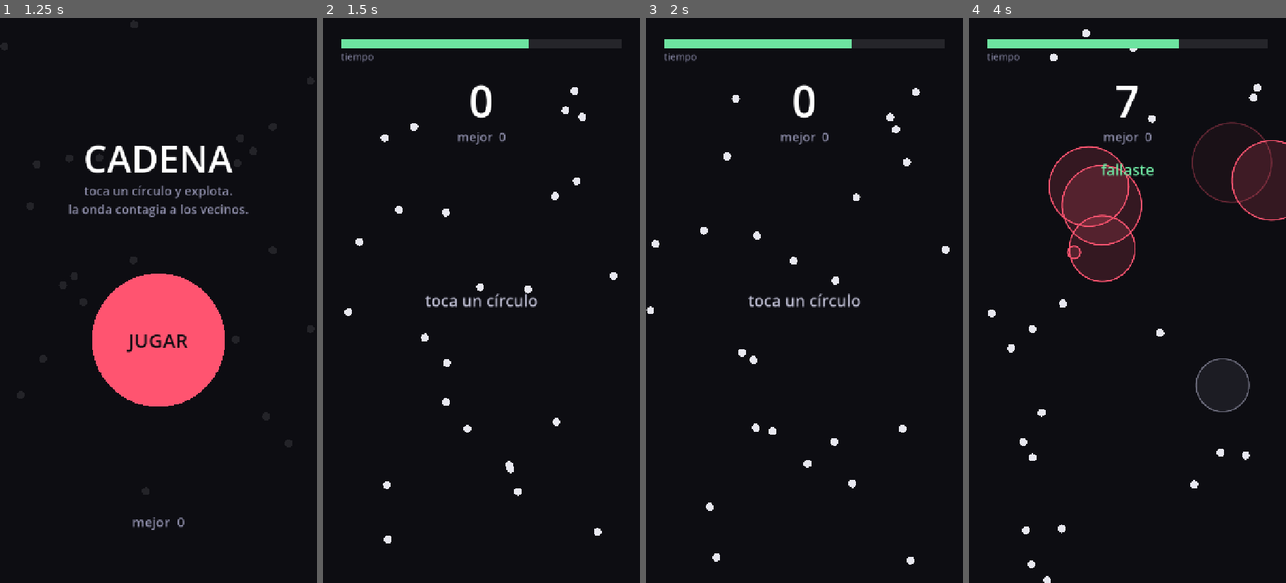
Above: before the commit, frames 1-4 (left to right).
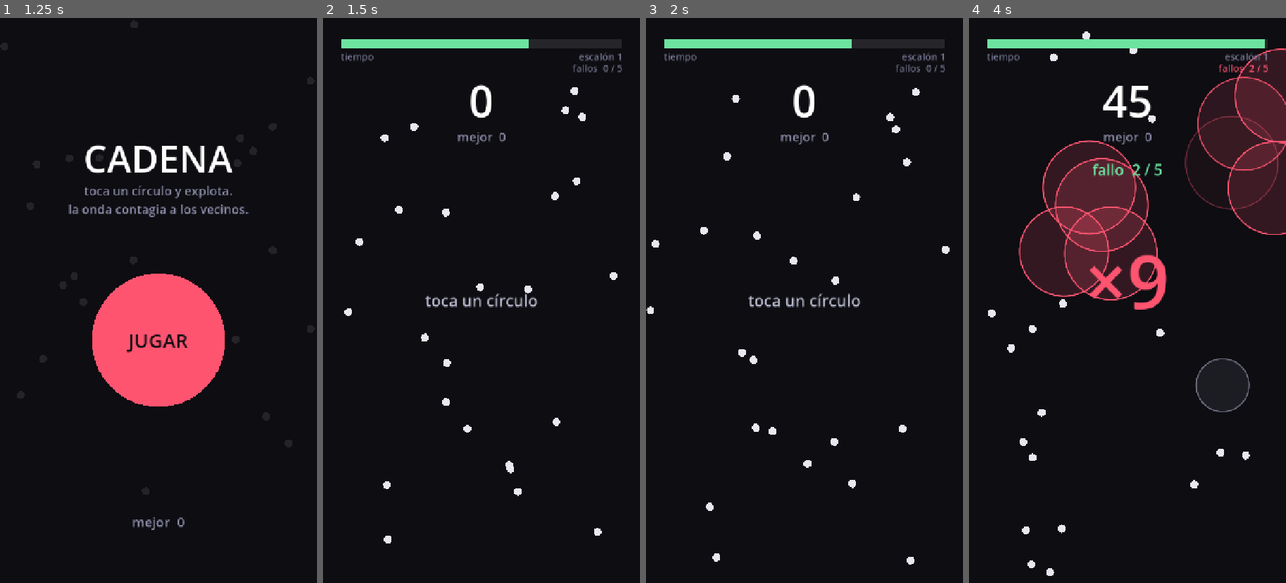
Above: after the commit, the same moments.

Repository: DanyDanny7/yesca
Game: Godot game, scene res://main.tscn
Two runs of this game, one before a commit and one after it. Both use one fixed random seed, a clock stepped at 60 frames per second and the inputs below.
Inputs (mouse positions are in pixels of both pictures, inside the frame that each line leads up to):
- Up to frame 1 (1.25 s): move the mouse to (228, 272) at 0.52 s; click (228, 272) at 0.67 s
- Up to frame 2 (1.5 s): move the mouse to (418, 328) at 1.27 s; click (418, 328) at 1.42 s
- Up to frame 3 (2 s): no input
- Up to frame 4 (4 s): move the mouse to (1159, 176) at 2.02 s; click (1159, 176) at 2.17 s; move the mouse to (1111, 413) at 2.77 s; click (1111, 413) at 2.92 s; move the mouse to (1222, 385) at 3.52 s; click (1222, 385) at 3.67 s

Frame 1 is identical in both runs. In frame 2, 0.2% of the frame differs, in the area x 78-95%, y 6-10%; in frame 3, 0.2%; in frame 4, 14%, in the area x 15-100%, y 2-100%.

Commit message:
v3: escalones de dificultad, multiplicador de cadena y medidor de fallos
La dificultad pasa de rampa lineal a escalones, moviendo cuatro palancas a la
vez (presión, escasez, generosidad y legibilidad) con un respiro cada cuatro.
El escalón 1 es más generoso que cualquier ajuste anterior: los primeros
segundos perdonan.

Atarlos a la puntuación fue un error, y medido: la dificultad por puntuación es
una goma elástica que persigue al buen jugador y le tapa el techo mientras el
descuidado granja el escalón más generoso. La separación cayó a 1.4x. Manda el
reloj, y la puntuación queda como acelerador con umbral alto.

El punto N de una cascada ahora vale N. Eso hace que el objetivo sea encadenar
y no pulsar, y resuelve lo que tres iteraciones no habían logrado: con
puntuación plana la frecuencia compensaba la calidad, porque tocar un círculo
siempre revienta al menos ese círculo. Con multiplicador no hay forma de igualar
la paciencia a base de volumen.

El medidor de fallos era código muerto: el fallo costaba lo mismo que el acierto
y siempre se moría por tiempo antes de agotar el margen. Se separó miss_cost de
tap_cost para que el castigo principal sea el contador.

Medición final: descuidado ~78s y ~851 puntos, bueno ~159s y ~2533. 3.0x.

Co-Authored-By: Claude Opus 5 (1M context) <noreply@anthropic.com>

Diff:
--- a/main.tscn
+++ b/main.tscn
@@ -38,6 +38,29 @@
 theme_override_font_sizes/font_size = 22
 text = "tiempo"
 
+[node name="Stage" type="Label" parent="UI"]
+anchor_right = 1.0
+offset_left = 40.0
+offset_top = 72.0
+offset_right = -40.0
+offset_bottom = 100.0
+mouse_filter = 2
+theme_override_colors/font_color = Color(0.45, 0.45, 0.55, 1)
+theme_override_font_sizes/font_size = 22
+text = "escalón 1"
+horizontal_alignment = 2
+
+[node name="Fallos" type="Label" parent="UI"]
+anchor_right = 1.0
+offset_left = 40.0
+offset_top = 98.0
+offset_right = -40.0
+offset_bottom = 124.0
+mouse_filter = 2
+theme_override_font_sizes/font_size = 22
+text = "fallos  0 / 10"
+horizontal_alignment = 2
+
 [node name="Score" type="Label" parent="UI"]
 anchor_right = 1.0
 offset_top = 118.0
@@ -67,6 +90,20 @@
 theme_override_colors/font_color = Color(0.72, 0.72, 0.8, 1)
 theme_override_font_sizes/font_size = 36
 text = "toca un círculo"
+horizontal_alignment = 1
+vertical_alignment = 1
+
+[node name="Combo" type="Label" parent="UI"]
+anchor_top = 0.5
+anchor_right = 1.0
+anchor_bottom = 0.5
+offset_top = -150.0
+offset_bottom = 30.0
+mouse_filter = 2
+theme_override_colors/font_color = Color(1, 0.329, 0.439, 1)
+theme_override_font_sizes/font_size = 150
+text = "×2"
+modulate = Color(1, 1, 1, 0)
 horizontal_alignment = 1
 vertical_alignment = 1
 
--- a/scripts/main.gd
+++ b/scripts/main.gd
@@ -1,6 +1,6 @@
 extends Node2D
 
-## Cadena — v2.
+## Cadena — v3.
 ##
 ## Se toca un CÍRCULO, no la pantalla. El círculo tocado explota y su onda
 ## expansiva contagia a los vecinos, que explotan a su vez. Una barra de tiempo
@@ -15,14 +15,14 @@
 ##
 ## v1 dejaba detonar en cualquier punto de la pantalla. Eso es una acción
 ## arbitraria: apuntas a un vacío y esperas. Tocar un círculo concreto es una
-## acción con puntería, y hace que el fallo sea legible — tocaste al lado, no
-## explotó nada, perdiste el tap.
-##
-## v1 tampoco comunicaba nada: morir no se veía (los puntos seguían moviéndose
-## después de la muerte, porque cada uno mueve su propia posición en su
-## _process y aquí solo se detenía la lógica de partida), vaciar la pantalla no
-## producía nada, y llenar la barra tampoco. Ahora hay pantallas de inicio y de
-## fin, el mundo se congela al morir, y limpiar el campo se premia y se anuncia.
+## acción con puntería, y hace que el fallo sea legible.
+##
+## v1 tampoco comunicaba nada: morir no se veía porque cada punto mueve su
+## propia posición en su _process y aquí solo se detenía la lógica de partida.
+##
+## v2 subía la dificultad con una rampa lineal, continua y atada al reloj. Una
+## pendiente suave es una pendiente que no se nota: la intensidad se percibe por
+## contraste, no por nivel absoluto. Ahora son escalones, y van por PUNTUACIÓN.
 
 # Los parámetros de calibración van como @export para poder moverlos desde el
 # inspector con el juego corriendo. Calibrar recompilando es insufrible, y en
@@ -32,13 +32,11 @@
 @export var target_dots: int = 25
 @export var dot_speed_min: float = 60.0
 @export var dot_speed_max: float = 140.0
-@export var respawn_interval: float = 0.4
 
 @export_group("Detonación")
 ## Radio de la detonación del círculo que tocas, mayor que el de las
 ## detonaciones en cadena: es el valor de haber apuntado bien.
 @export var tap_radius: float = 150.0
-@export var chain_radius: float = 90.0
 ## Cuánto se perdona la puntería. Un círculo mide 9 px y se mueve; un dedo tapa
 ## más de 50. Sin esta tolerancia el juego sería un test de precisión, que no es
 ## la habilidad que queremos premiar — la que queremos es elegir QUÉ círculo.
@@ -56,7 +54,21 @@
 @export_group("Economía de tiempo")
 @export var time_start: float = 10.0
 @export var time_max: float = 15.0
-@export var tap_cost: float = 1.5
+## Deliberadamente caro. Es la palanca que separa jugar bien de jugar mucho.
+##
+## Con un tap barato la FRECUENCIA compensa la CALIDAD: como tocar un círculo
+## siempre revienta al menos ese círculo, tocar mal muchas veces rinde tanto
+## como tocar bien pocas, y la brecha entre ambos perfiles se hunde. Encareciendo
+## el tap, la cascada corta deja de pagarse sola y solo la paciencia sobrevive.
+@export var tap_cost: float = 2.0
+## Lo que cuesta de reloj un tap fallado, aparte de sumar al contador de fallos.
+##
+## Es la mitad del tap acertado a propósito. Con el coste completo el margen de
+## fallos era código muerto: cinco fallos vaciaban la barra de 10 s y siempre
+## morías por tiempo antes de que el contador llegara a su límite. Para que el
+## medidor de fallos exista de verdad, el castigo principal tiene que ser el
+## contador y no el reloj.
+@export var miss_cost: float = 1.0
 @export var reward_base: float = 0.4
 ## Extra por cada punto adicional de la MISMA cascada.
 @export var reward_step: float = 0.18
@@ -64,22 +76,83 @@
 ## que esto es lo más parecido que hay y merece celebrarse.
 @export var clear_bonus: float = 3.0
 
-@export_group("Dificultad")
-## Velocidad que ganan los puntos nuevos por cada minuto de partida.
-@export var speed_ramp_per_min: float = 40.0
-## Cuánto se acelera el desagüe de la barra por cada minuto de partida.
-##
-## Es la rampa que de verdad importa. Subir solo la velocidad de los puntos no
-## amenaza a nadie: no toca la economía, y un jugador competente que espera
-## clusters saca mucho más de lo que gasta. Con ese retorno la barra nunca lo
-## alcanza y la partida no termina jamás — medido, 4 minutos sin una sola
-## muerte. La dificultad tiene que atacar la economía.
-@export var drain_ramp_per_min: float = 0.5
+## La dificultad sube por ESCALONES, no por rampa, y va atada a la PUNTUACIÓN.
+##
+## Escalones y no pendiente porque el tramo plano es lo que te deja acomodarte,
+## y es esa comodidad la que hace que el siguiente salto se sienta. Sin meseta
+## no hay escalón, solo una rampa con ruido.
+##
+## Por puntuación y no por reloj porque así el que juega bien llega rápido a lo
+## difícil, que es lo que quiere, y el que juega mal se queda más tiempo en lo
+## fácil, que es lo que necesita. Es ajuste dinámico de dificultad gratis. Y no
+## se puede explotar quedándose quieto: sobrevivir exige puntuar.
+##
+## Se mueven cuatro palancas a la vez en vez de una mucho, porque cada una
+## ataca una habilidad distinta: presión (desagüe), escasez (reposición),
+## generosidad (radio de cadena) y legibilidad (velocidad).
+## Manda el RELOJ; la puntuación es solo un acelerador con umbral alto.
+##
+## Al principio se hizo al revés y fue un error medido: con los escalones atados
+## a la puntuación, la dificultad se vuelve una goma elástica que persigue al
+## buen jugador y le tapa el techo, mientras el descuidado granjea el escalón
+## más generoso. La separación entre ambos se hundió de 4.8x a 1.4x. En un juego
+## que va del marcador, comprimir el rango de puntuaciones es lo peor que puede
+## pasar — es buena idea en Tetris porque allí la puntuación SON las líneas,
+## aquí no.
+@export_group("Escalones")
+@export var stage_size: int = 400
+## Segundos que también hacen subir de escalón, aunque no puntúes.
+##
+## Sin esto la dificultad por puntuación es una goma elástica: el que juega bien
+## puntúa rápido, sube rápido y se estrella contra el desagüe alto, mientras que
+## el descuidado puntúa despacio y se queda granjeando el escalón 1. Medido, la
+## separación entre jugar bien y jugar mal se hundió de 4.8x a 1.4x — y para un
+## juego que va del marcador, comprimir el rango de puntuaciones es lo peor que
+## puede pasar. Con el techo temporal el lento no puede acomodarse, y el bueno
+## sigue mandando por puntuación, que es el comportamiento que se buscaba.
+@export var stage_seconds: float = 20.0
+## Uno de cada tantos escalones no sube la presión: es un respiro. El valle es
+## lo que hace que se note el pico.
+@export var rest_every: int = 4
+
+@export_subgroup("Presión")
+@export var drain_base: float = 0.7
+@export var drain_step: float = 0.18
+
+@export_subgroup("Generosidad")
+@export var chain_radius_base: float = 105.0
+@export var chain_radius_step: float = 3.0
+@export var chain_radius_min: float = 75.0
+
+@export_subgroup("Escasez")
+@export var respawn_base: float = 0.32
+@export var respawn_step: float = 0.03
+@export var respawn_max: float = 0.6
+
+@export_subgroup("Legibilidad")
+@export var speed_step: float = 8.0
+
+## Fallos SEGUIDOS que se toleran antes de perder, al estilo del medidor de
+## Guitar Hero. Un acierto lo pone a cero.
+##
+## Aviso honesto sobre lo que esto hace y lo que no: como se reinicia al
+## acertar, casi nunca se va a disparar con el campo lleno, y por tanto NO es lo
+## que frena al que machaca la pantalla — de eso se encargan el coste del tap y
+## el multiplicador de cadena. Lo que sí hace es castigar el manotazo a ciegas
+## cuando el campo está vacío o los círculos van rápido.
+@export_subgroup("Fallos")
+@export var fallos_base: int = 5
+## Cuántos fallos se pierden de margen por escalón. La cuerda se acorta.
+@export var fallos_step: float = 0.4
+@export var fallos_min: int = 3
 
 const SPAWN_MARGIN := 40.0
 const WARN_TIME := 3.0
 const FLASH_TIME := 1.4
 const SAVE_PATH := "user://cadena.cfg"
+## A qué escalón el color de las detonaciones termina de calentarse.
+const STAGE_COLOR_TOPE := 10.0
+const COMBO_POP_TIME := 0.45
 
 enum State {
 	START,    ## pantalla de inicio, el campo se mueve de fondo
@@ -95,6 +168,9 @@
 @onready var _best_label: Label = $UI/Best
 @onready var _hint_label: Label = $UI/Hint
 @onready var _flash_label: Label = $UI/Flash
+@onready var _stage_label: Label = $UI/Stage
+@onready var _fallos_label: Label = $UI/Fallos
+@onready var _combo_label: Label = $UI/Combo
 @onready var _bar_bg: ColorRect = $UI/BarBg
 @onready var _bar_fill: ColorRect = $UI/BarBg/BarFill
 
@@ -104,6 +180,7 @@
 
 @onready var _over_screen: Control = $UI/OverScreen
 @onready var _over_button: CircleButton = $UI/OverScreen/Retry
+@onready var _over_title: Label = $UI/OverScreen/Title
 @onready var _over_score: Label = $UI/OverScreen/Score
 @onready var _over_detail: Label = $UI/OverScreen/Detail
 
@@ -125,10 +202,17 @@
 var _field_was_empty: bool = false
 var _flash_left: float = 0.0
 var _record_nuevo: bool = false
+## Último escalón anunciado, para detectar el salto.
+var _stage_shown: int = 1
+var _fallos: int = 0
+var _best_cascade: int = 0
+## Va de 1 a 0 y anima el golpe de escala del multiplicador.
+var _combo_pop: float = 0.0
 
 
 func _ready() -> void:
-	_hud = [_bar_bg, $UI/BarCaption, _score_label, _best_label, _hint_label, _flash_label]
+	_hud = [_bar_bg, $UI/BarCaption, _stage_label, _fallos_label, _score_label,
+			_best_label, _hint_label, _flash_label, _combo_label]
 	_cargar_record()
 	_poblar_campo()
 	_ir_a_inicio()
@@ -148,6 +232,7 @@
 	if _state != State.DEAD:
 		_check_catches()
 		_check_cleared()
+		_check_stage()
 		_refill_field(delta)
 
 	# La muerte solo ocurre con el tablero quieto. Así un último tap desesperado
@@ -155,6 +240,8 @@
 	# rescate es de los momentos que hacen volver a jugar.
 	if _state == State.PLAYING and _time_left <= 0.0 and _explosions.is_empty():
 		_die()
+
+	_combo_pop = maxf(0.0, _combo_pop - delta / COMBO_POP_TIME)
 
 	if _flash_left > 0.0:
 		_flash_left -= delta
@@ -183,22 +270,93 @@
 			_tap(event.position)
 
 
-## Segundos de barra que se pierden por segundo real. Empieza en 1.0 y sube.
+# --- Escalones ------------------------------------------------------------
+
+## El escalón actual: manda lo que llegue antes, la puntuación o el reloj.
+##
+## La puntuación es la vía principal — hace que quien juega bien alcance rápido
+## lo difícil, que es lo que quiere, y que quien juega mal se quede más tiempo
+## en lo fácil, que es lo que necesita. El reloj es solo el techo que impide
+## granjear indefinidamente el escalón más generoso.
+func _stage() -> int:
+	var por_puntos := floori(float(_score) / float(stage_size)) + 1
+	var por_tiempo := floori(_elapsed / stage_seconds) + 1
+	return maxi(por_puntos, por_tiempo)
+
+
+func _es_respiro(s: int) -> bool:
+	return rest_every > 0 and s % rest_every == 0
+
+
+## Cuántas veces ha subido la presión hasta este escalón, descontando respiros.
+func _pasos_presion(s: int) -> int:
+	if rest_every <= 0:
+		return s - 1
+	return (s - 1) - floori(float(s) / float(rest_every))
+
+
+## Segundos de barra que se pierden por segundo real.
 func _drain_rate() -> float:
-	return 1.0 + drain_ramp_per_min * (_elapsed / 60.0)
-
+	return drain_base + drain_step * _pasos_presion(_stage())
+
+
+func _chain_radius() -> float:
+	return maxf(chain_radius_min, chain_radius_base - chain_radius_step * (_stage() - 1))
+
+
+func _respawn_interval() -> float:
+	return minf(respawn_max, respawn_base + respawn_step * (_stage() - 1))
+
+
+func _speed_bonus() -> float:
+	return speed_step * (_stage() - 1)
+
+
+## Las detonaciones se calientan de color con los escalones.
+##
+## La rampa era invisible: se veía la barra bajar más rápido sin saber por qué.
+## El color no cambia nada del balance, solo la percepción — que es la palanca
+## más barata que existe para que lo difícil se SIENTA difícil.
+## El margen de fallos se acorta con los escalones.
+func _fallos_permitidos() -> int:
+	return maxi(fallos_min, fallos_base - floori(fallos_step * (_stage() - 1)))
+
+
+func _stage_color() -> Color:
+	var t := clampf(float(_stage() - 1) / STAGE_COLOR_TOPE, 0.0, 1.0)
+	return Explosion.COLOR_ACTIVA.lerp(Color("ff2020"), t)
+
+
+func _check_stage() -> void:
+	var s := _stage()
+	if s == _stage_shown or _state != State.PLAYING:
+		_stage_shown = s
+		return
+	_stage_shown = s
+	if _es_respiro(s):
+		_flash("ESCALÓN %d   ·   RESPIRO" % s)
+	else:
+		_flash("ESCALÓN %d" % s)
+
+
+# --- Partida --------------------------------------------------------------
 
 ## El tap cuesta tiempo ACIERTE O NO. Si no costara al fallar se podría
 ## machacar la pantalla hasta acertar y la puntería dejaría de ser una decisión.
 func _tap(pos: Vector2) -> void:
-	_time_left -= tap_cost
-
 	var objetivo := _dot_mas_cercano(pos)
 	if objetivo == null:
+		_time_left -= miss_cost
 		_spawn_effect(pos)
-		_flash("fallaste")
+		_fallos += 1
+		if _fallos >= _fallos_permitidos():
+			_die("DEMASIADOS FALLOS")
+		else:
+			_flash("fallo  %d / %d" % [_fallos, _fallos_permitidos()])
 		return
 
+	_time_left -= tap_cost
+	_fallos = 0
 	var donde := objetivo.position
 	_dots.erase(objetivo)
 	objetivo.queue_free()
@@ -218,10 +376,22 @@
 	return mejor
 
 
+## El punto N de una cascada vale N, no 1.
+##
+## Es lo que convierte el objetivo en ENCADENAR en vez de en pulsar. Una cadena
+## de 8 da 1+2+..+8 = 36 puntos, contra los 8 que darían ocho taps sueltos: 4.5x
+## por la misma cantidad de círculos reventados. Con puntuación plana la
+## frecuencia compensaba la calidad y tocar mal mucho rendía como tocar bien
+## poco; con el multiplicador, no hay forma de igualar la paciencia a base de
+## volumen. De paso frena el ritmo, que era el otro objetivo: compensa pensar
+## qué círculo tocar.
 func _cobrar_punto() -> void:
 	_cascade_len += 1
-	_score += 1
+	_score += _cascade_len
+	_best_cascade = maxi(_best_cascade, _cascade_len)
 	_time_left = minf(time_max, _time_left + reward_base + reward_step * (_cascade_len - 1))
+	if _cascade_len >= 2:
+		_combo_pop = 1.0
 
 
 ## Detección de contagios por distancia, no con Area2D.
@@ -252,7 +422,7 @@
 	# detonación en el mismo frame.
 	for pos in caught_at:
 		_cobrar_punto()
-		_spawn_explosion(pos, chain_radius)
+		_spawn_explosion(pos, _chain_radius())
 
 
 ## Vaciar la pantalla entera es lo más parecido a ganar que tiene un endless.
@@ -278,7 +448,7 @@
 	_respawn_timer -= delta
 	if _respawn_timer > 0.0:
 		return
-	_respawn_timer = respawn_interval
+	_respawn_timer = _respawn_interval()
 
 	var rect := get_viewport_rect().size
 	var d := Dot.new()
@@ -295,7 +465,7 @@
 	var objetivo := Vector2(
 		randf_range(rect.x * 0.33, rect.x * 0.67),
 		randf_range(rect.y * 0.33, rect.y * 0.67))
-	var bonus := speed_ramp_per_min * (_elapsed / 60.0)
+	var bonus := _speed_bonus()
 	var rapidez := randf_range(dot_speed_min + bonus, dot_speed_max + bonus)
 	d.velocity = (objetivo - d.position).normalized() * rapidez
 
@@ -307,6 +477,7 @@
 	var e := Explosion.new()
 	e.position = pos
 	e.max_radius = radius
+	e.color = _stage_color()
 	_explosions_root.add_child(e)
 	_explosions.append(e)
 
@@ -341,7 +512,8 @@
 ## Antes solo se detenía la lógica de partida, pero cada punto mueve su propia
 ## posición en su _process, así que seguían rebotando y la muerte era
 ## literalmente invisible: el juego "continuaba".
-func _die() -> void:
+func _die(motivo: String = "SE ACABÓ EL TIEMPO") -> void:
+	_over_title.text = motivo
 	_state = State.DEAD
 	_dots_root.process_mode = Node.PROCESS_MODE_DISABLED
 	_record_nuevo = _score > _best
@@ -369,7 +541,11 @@
 	_score = 0
 	_elapsed = 0.0
 	_cascade_len = 0
-	_respawn_timer = respawn_interval
+	_stage_shown = 1
+	_fallos = 0
+	_best_cascade = 0
+	_combo_pop = 0.0
+	_respawn_timer = _respawn_interval()
 	_field_was_empty = false
 	_flash_left = 0.0
 
@@ -423,6 +599,22 @@
 	_start_best.text = "mejor  %d" % _best
 	_hint_label.visible = _state == State.READY
 
+	var s := _stage()
+	_stage_label.text = "escalón %d%s" % [s, "  ·  respiro" if _es_respiro(s) else ""]
+	_fallos_label.text = "fallos  %d / %d" % [_fallos, _fallos_permitidos()]
+	_fallos_label.modulate = Color("ff5470") if _fallos > 0 else Color(0.45, 0.45, 0.55)
+
+	# El multiplicador solo existe mientras la cascada está viva.
+	if _cascade_len >= 2:
+		_combo_label.text = "×%d" % _cascade_len
+		_combo_label.modulate.a = 1.0
+	else:
+		_combo_label.modulate.a = maxf(0.0, _combo_label.modulate.a - 0.06)
+	# El golpe de escala es lo que da la sensación de que algo se acumula.
+	_combo_label.pivot_offset = _combo_label.size * 0.5
+	var golpe := 1.0 + 0.45 * _combo_pop * _combo_pop
+	_combo_label.scale = Vector2(golpe, golpe)
+
 	var frac := clampf(_time_left / time_max, 0.0, 1.0)
 	_bar_fill.size = Vector2(_bar_bg.size.x * frac, _bar_bg.size.y)
 	# El aviso tiene que llegar mientras todavía hay algo que hacer, no cuando
@@ -434,8 +626,8 @@
 	if _state == State.DEAD:
 		_over_score.text = str(_score)
 		var m := int(_elapsed) / 60
-		var s := int(_elapsed) % 60
+		var seg := int(_elapsed) % 60
 		if _record_nuevo:
-			_over_detail.text = "¡NUEVO RÉCORD!\naguantaste %d:%02d" % [m, s]
+			_over_detail.text = "¡NUEVO RÉCORD!\nescalón %d  ·  aguantaste %d:%02d" % [s, m, seg]
 		else:
-			_over_detail.text = "mejor  %d\naguantaste %d:%02d" % [_best, m, s]
+			_over_detail.text = "mejor  %d\nescalón %d  ·  aguantaste %d:%02d" % [_best, s, m, seg]
--- a/tools/calibracion.gd
+++ b/tools/calibracion.gd
@@ -25,7 +25,7 @@
 	# Headless ignora el resize de ventana y da 1280x1280. En vez de pelearse
 	# con eso, se iguala la DENSIDAD del campo real de 720x1280:
 	#   25 / (720*1280) * (1280*1280) = 44.4
-	main.dot_count = 44
+	main.target_dots = 44
 	root.add_child(main)
 	await process_frame
 	await process_frame
@@ -40,8 +40,8 @@
 func _run(main, smart: bool) -> Array:
 	var out := []
 	for t in TRIALS:
-		main._reset_field()
-		main._state = 0  # WAITING: evita que _end_round se dispare solo
+		main._poblar_campo()
+		main._state = 0  # State.START: el campo vive pero la partida no corre
 		await process_frame
 		main._spawn_explosion(_pick(main, smart), TAP_R)
 		var guard := 0
@@ -53,8 +53,9 @@
 
 func _pick(main, smart: bool) -> Vector2:
 	if not smart:
-		var r := root.get_visible_rect().size
-		return Vector2(randf() * r.x, randf() * r.y)
+		# Un círculo cualquiera: desde v2 el jugador ya no puede detonar en un
+		# vacío, así que medir un punto aleatorio de la pantalla no diría nada.
+		return main._dots[randi() % main._dots.size()].position
 	var best := Vector2.ZERO
 	var best_n := -1
 	for d in main._dots:
Not shown, changed: README.md
Not shown, added: contexto/07-escalones-y-combo.md
Not shown, changed: contexto/README.md
